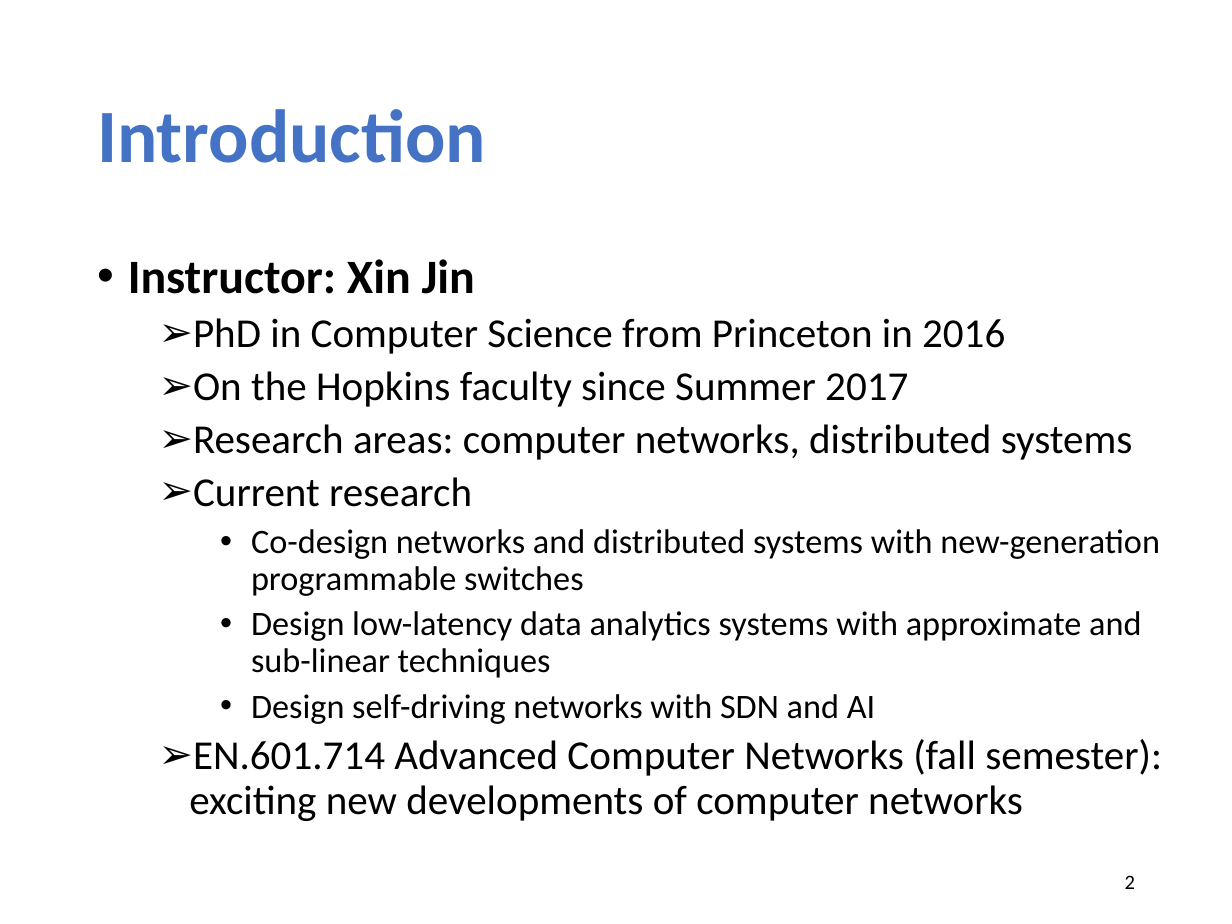
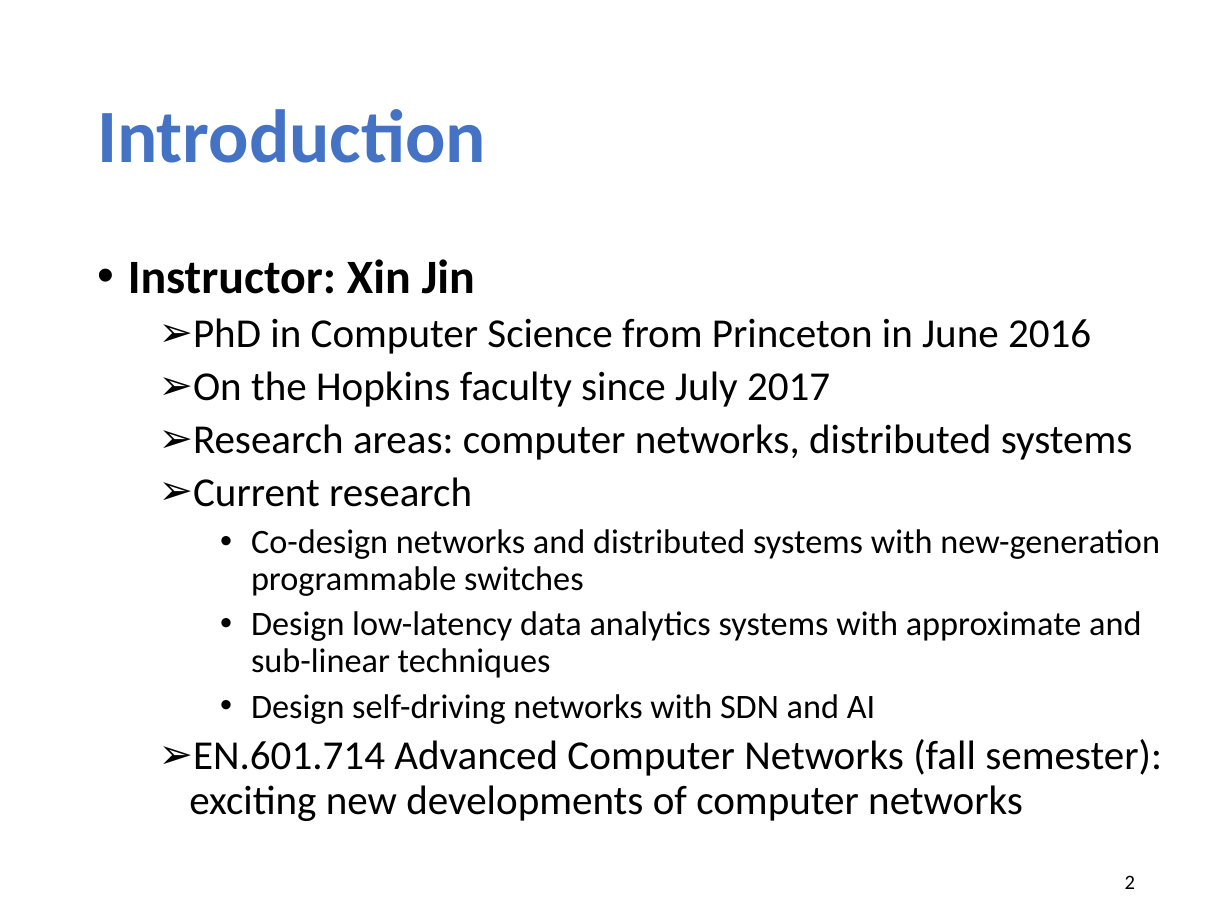
Before and after one commit to xinjin/course-net, a slide deck: slide 2 of slides/lec01_introduction.pptx. Drawn at 1232x924 pixels with LibreOffice and Linux fonts; fonts in the diff are those of the drawing. Boxes give left, top, right and bottom in pixels: in the first picture for what was removed or moved away, otherwise in the second. Text is boxed around its words. In the diff, an @@ line names an element or a change of style, - is before the commit and + after.

```diff
--- a/slides/lec01_introduction.pptx
+++ b/slides/lec01_introduction.pptx
@@ text at (193, 318, 1091, 407): text changed @@
-  ➢ PhD in Computer Science from Princeton in 2016
-  ➢ On the Hopkins faculty since Summer 2017
+  ➢ PhD in Computer Science from Princeton in June 2016
+  ➢ On the Hopkins faculty since July 2017
```
Also in this commit, not shown: 5 other slides changed, 1 other file.
